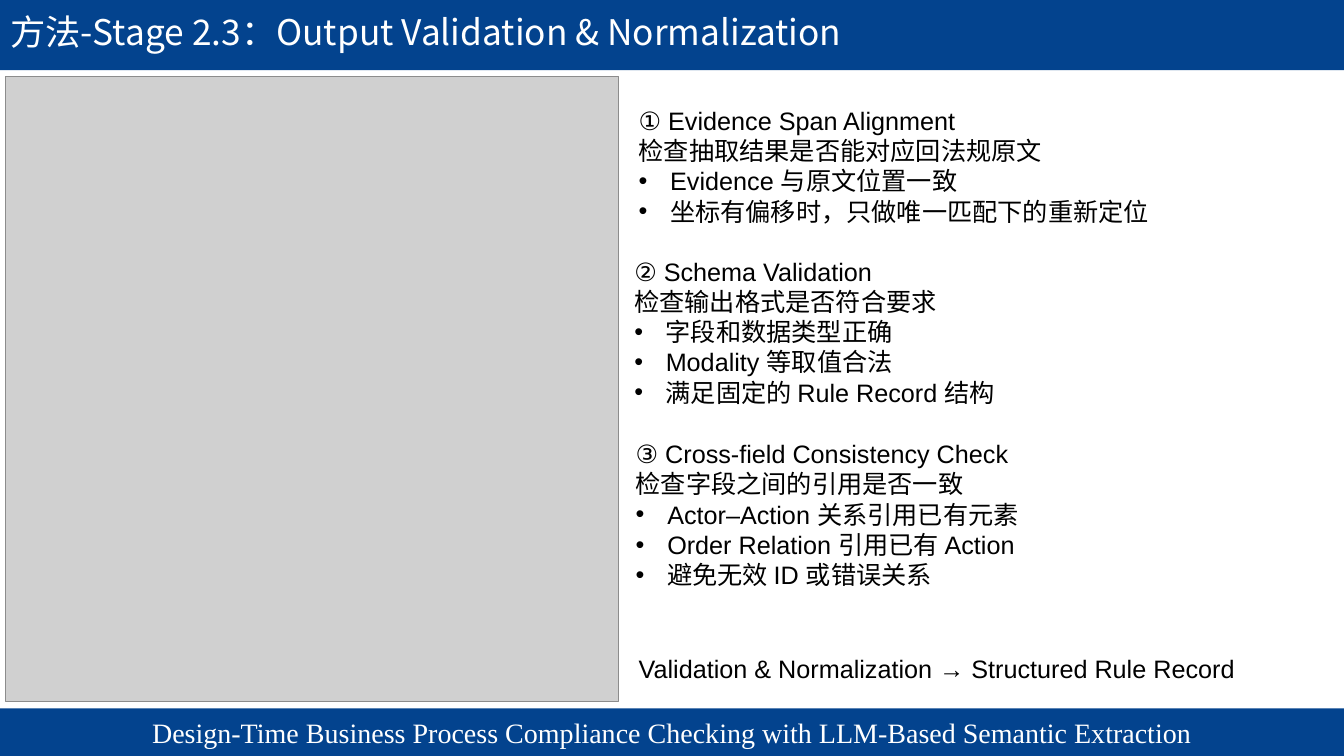
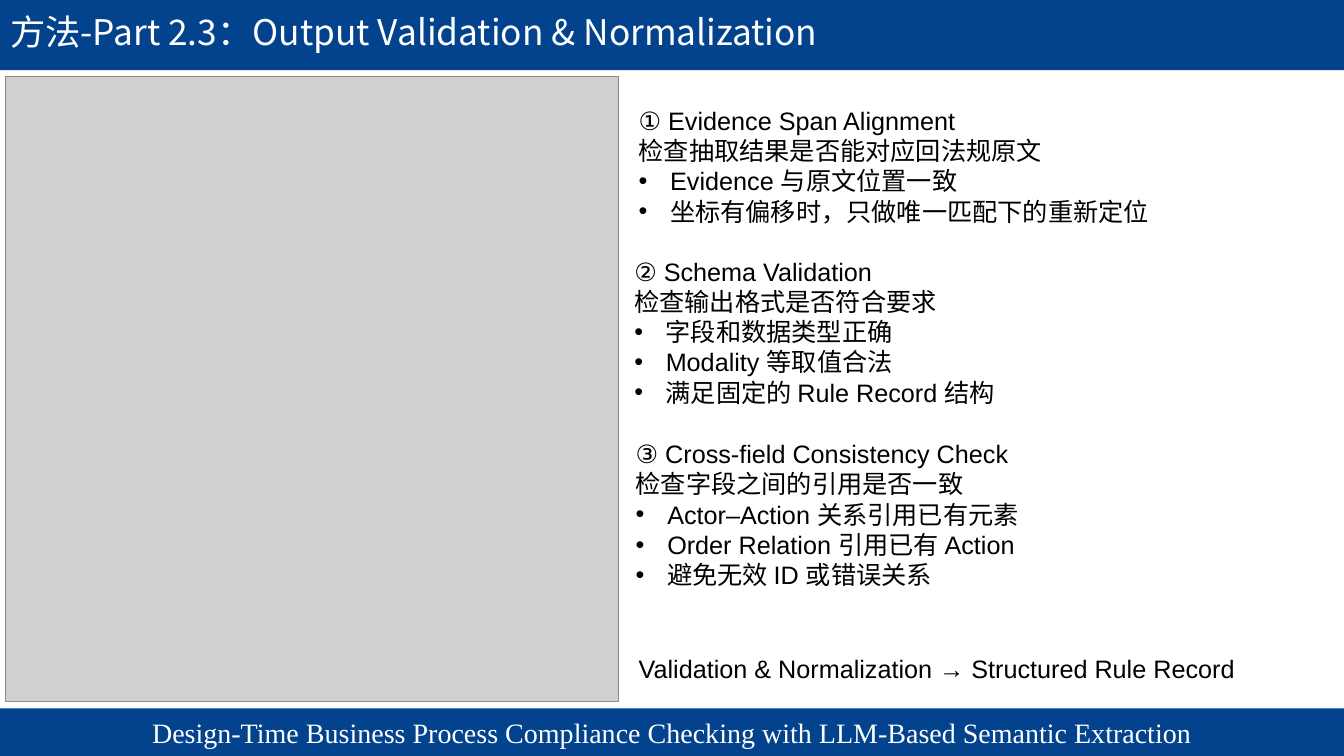
Before and after one commit to chaos-66/LLM4BPC, a slide deck: slide 11 of formal_experiment/paper/presentations/LLM4BPC_Semantic_Extraction_Revised.pptx. Drawn at 1344x756 pixels with LibreOffice and Linux fonts; fonts in the diff are those of the drawing; grey boxes stand for pictures; background and template pictures are left out. Boxes give left, top, right and bottom in pixels: in the first picture for what was removed or moved away, otherwise in the second. Text is boxed around its words. In the diff, an @@ line names an element or a change of style, - is before the commit and + after.

Commit message:
PW3/PW5 checkpoint: unify Part names and verify parallel inputs

```diff
--- a/formal_experiment/paper/presentations/LLM4BPC_Semantic_Extraction_Revised.pptx
+++ b/formal_experiment/paper/presentations/LLM4BPC_Semantic_Extraction_Revised.pptx
@@ title at [10, 15, 818, 53]: text changed @@
-方法-Stage 2.3：Output Validation & Normalization
+方法-Part 2.3：Output Validation & Normalization
```
Also in this commit, not shown: 19 other slides changed, 53 other files.
